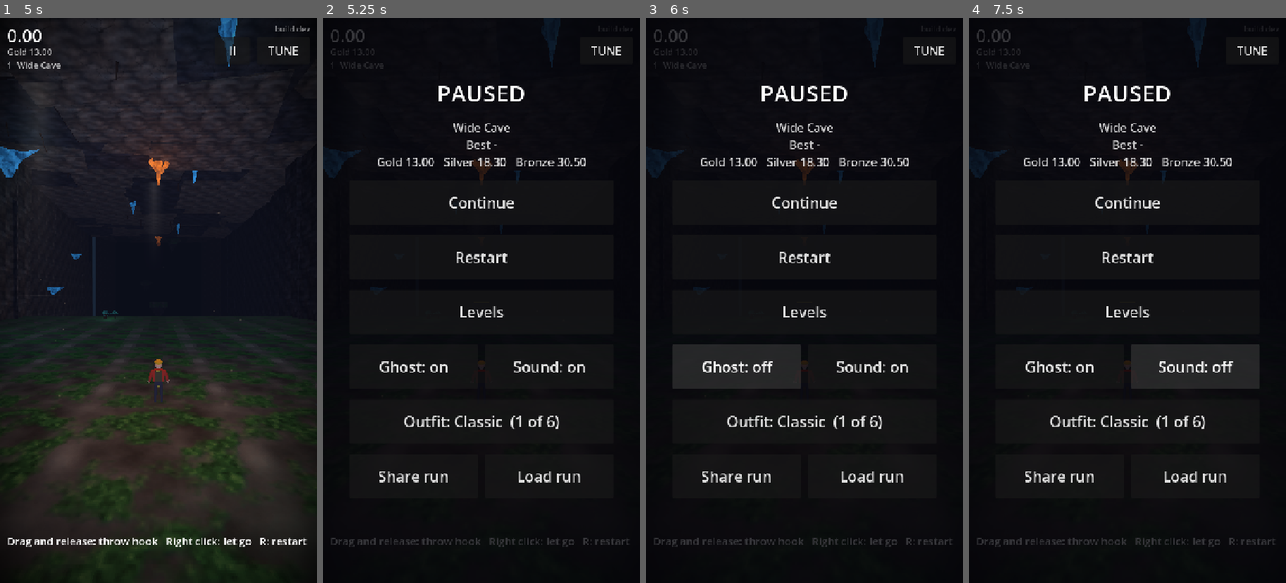
Above: before the commit, frames 1-4 (left to right).
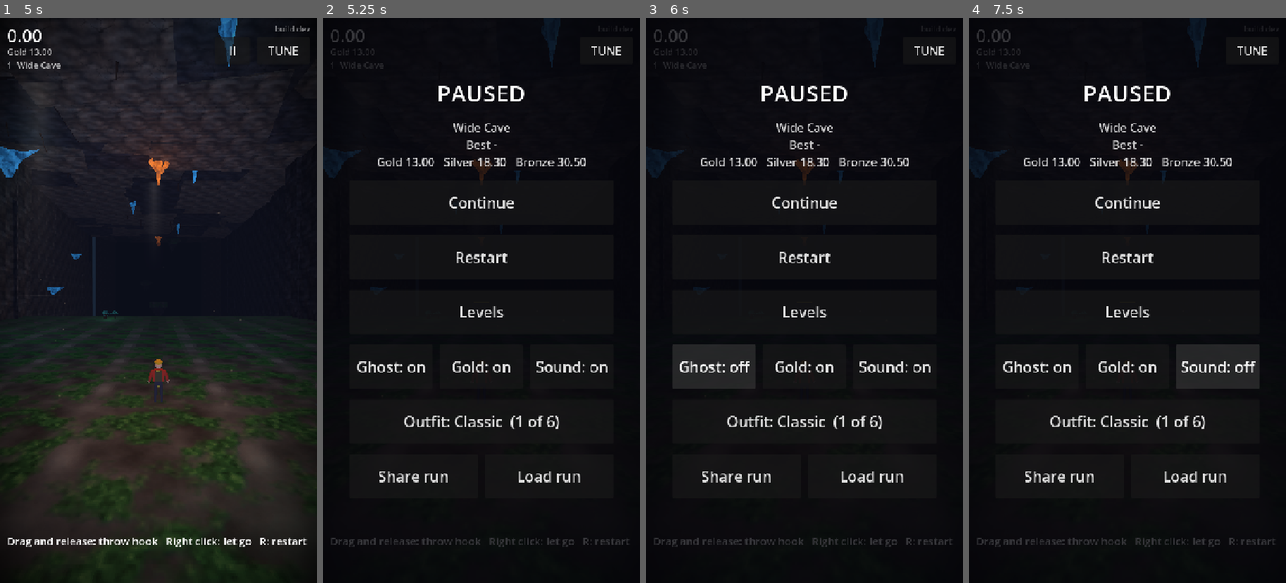
Above: after the commit, the same moments.

Repository: j4nric/Grappling-hook-app
Game: Godot game, scene res://scenes/main.tscn
The game is run twice, just before and just after one commit, with the same random seed, the same clock (stepped at 60 frames per second) and the same inputs. Sound files missing from this copy of the repository are replaced by a short silence.
Inputs:
- Up to frame 1 (5 s): click "TUNE" at 0.5 s; click "A" at 1.25 s; click "B" at 2 s; click "C" at 2.75 s; click "Play" at 3.5 s; click "1 Wide Cave" at 4.25 s
- Up to frame 2 (5.25 s): click "II" at 5 s
- Up to frame 3 (6 s): click "Ghost: on" at 5.75 s
- Up to frame 4 (7.5 s): click "Ghost: off" at 6.5 s; click "Sound: on" at 7.25 s

Frame 1 is identical in both runs. In frame 2, 0.7% of the frame differs, in the area x 10-90%, y 60-63%; in frame 3, 0.9%; in frame 4, 0.9%, in the area x 10-91%, y 57-66%.

Commit message:
Gold-Geist: mitgelieferter Bot-Lauf je Level im Tempo der Gold-Zeit
- assets/ghosts/<level>.txt: bester Bot-Lauf als Lauf-Code, aufgenommen von
  test_levels (RECORD_GHOSTS=1 BOT_FULL=1), im Web-Export enthalten
- GoldGhost in main.tscn: kommt genau zur Gold-Zeit ins Ziel (Ghost.pace),
  Schalter „Gold“ im Pause-Menü, nicht in bearbeiteten Höhlen
- test_gold_ghost: jede Level-Version hat ihren Geist
- Medaillen Winding Rift neu (Bot 27,3 s); Wind-Test wartet länger

Co-Authored-By: Claude Opus 5.5 <noreply@anthropic.com>
Claude-Session: https://claude.ai/code/session_01NprrisYecDf1UXiA34pvZx

Diff:
--- a/scenes/levels/level_09.tscn
+++ b/scenes/levels/level_09.tscn
@@ -5,8 +5,8 @@
 [node name="Level" type="Node3D"]
 script = ExtResource("1_level")
 level_name = "Winding Rift"
-gold_time = 25.9
-silver_time = 36.6
-bronze_time = 61.0
+gold_time = 23.2
+silver_time = 32.8
+bronze_time = 54.6
 layout_seed = 909
 segments = [{"template": "start"}, {"template": "sprint", "length": 80.0, "shift": 18.0}, {"template": "cathedral", "le …(280 unchanged characters)…
--- a/scenes/main.tscn
+++ b/scenes/main.tscn
@@ -51,6 +51,16 @@
 radius = 0.4
 height = 1.6
 
+[sub_resource type="StandardMaterial3D" id="mat_gold_ghost"]
+transparency = 1
+shading_mode = 0
+albedo_color = Color(1, 0.82, 0.25, 0.4)
+
+[sub_resource type="CapsuleMesh" id="mesh_gold_ghost"]
+material = SubResource("mat_gold_ghost")
+radius = 0.4
+height = 1.6
+
 [node name="Main" type="Node3D"]
 script = ExtResource("1_game")
 
@@ -73,6 +83,12 @@
 mesh = SubResource("mesh_rival")
 script = ExtResource("7_ghost")
 record = false
+
+[node name="GoldGhost" type="MeshInstance3D" parent="."]
+mesh = SubResource("mesh_gold_ghost")
+script = ExtResource("7_ghost")
+record = false
+gold = true
 
 [node name="Effects" type="Node3D" parent="." node_paths=PackedStringArray("player")]
 script = ExtResource("8_effects")
--- a/scripts/game.gd
+++ b/scripts/game.gd
@@ -37,6 +37,8 @@
 @onready var environment: Environment = $WorldEnvironment.environment
 @onready var ghost := $Ghost
 @onready var rival := $Rival
+## A bot run at the pace of the gold time (GoldGhosts).
+@onready var gold_ghost := $GoldGhost
 ## Run codes and the rival ghost (pause menu), and the stats screen with the
 ## medal summary and the backup (level menu).
 @onready var sharing: Sharing = $Sharing
@@ -222,6 +224,7 @@
 		ghost.update_run(_elapsed, player.global_position,
 				player.anchor if player.hook_state == player.HookState.ATTACHED else Ghost.NO_ANCHOR)
 		rival.update_run(_elapsed, player.global_position)
+		gold_ghost.update_run(_elapsed, player.global_position)
 		_update_ghost_delta()
 		_count_stats(minf(TimeScale.timer_delta(delta), max_timer_step))
 	TimeScale.update(delta)
@@ -256,6 +259,10 @@
 	_set_flow(0)
 	ghost.reset(Records.load_ghost(_record_id))
 	rival.reset(Records.load_rival(_record_id).get("run", {}))
+	var gold: Dictionary = {} if _edited else GoldGhosts.load_for(level_list[level_index], level)
+	gold_ghost.reset(gold.get("run", {}))
+	# Arrives at the finish exactly at the gold time.
+	gold_ghost.pace = float(gold.get("time", level.gold_time)) / level.gold_time
 	level.reset_dynamic()
 	_splits.clear()
 	_best_splits = Records.best_splits(_record_id)
@@ -441,6 +448,7 @@
 	TimeScale.set_cinema(1.0)
 	ghost.visible = false
 	rival.visible = false
+	gold_ghost.visible = false
 	_blink(RESPAWN_FADE)
 	replay.start(run)
 	replay_label.visible = true
--- a/scripts/ghost.gd
+++ b/scripts/ghost.gd
@@ -9,8 +9,12 @@
 ## Anchor of a sample without a rope.
 const NO_ANCHOR := Vector3.INF
 
-## Records the live run (the rival ghost only plays).
+## Records the live run (the rival and gold ghosts only play).
 @export var record := true
+## Playback speed: the gold ghost runs a bot run at the pace of the gold time.
+@export var pace := 1.0
+## Shown with the "Gold ghost" switch instead of the "Ghost" one.
+@export var gold := false
 
 var _recording := PackedVector3Array()
 var _anchors := PackedVector3Array()
@@ -72,10 +76,10 @@
 		_recording.append(player_position)
 		_anchors.append(anchor)
 		_record_clock += SAMPLE_TIME
-	if _replay.size() < 2 or not Settings.ghost_enabled:
+	if _replay.size() < 2 or not (Settings.gold_ghost_enabled if gold else Settings.ghost_enabled):
 		visible = false
 		return
-	var f := time / SAMPLE_TIME
+	var f := time * pace / SAMPLE_TIME
 	var i := int(f)
 	if i >= _replay.size() - 1:
 		global_position = _replay[-1]
--- /dev/null
+++ b/scripts/gold_ghosts.gd
@@ -0,0 +1,31 @@
+class_name GoldGhosts
+## Gold ghosts: a bot run per level, shipped with the game as a run code
+## (RunCode) in assets/ghosts/<level key>.txt and played at the pace of the
+## gold time, so it shows a line that gets gold. Recorded by the level test
+## (RECORD_GHOSTS=1 BOT_FULL=1 TEST_FILTER=test_levels); a ghost of another
+## level version is not shown (re-record after changing a level).
+
+const DIR := "res://assets/ghosts/"
+
+
+static func file_of(level_path: String) -> String:
+	return DIR + Records.key(level_path) + ".txt"
+
+
+## {"run", "time"} for this level version, or {} (none, or an old version).
+static func load_for(level_path: String, level: Level) -> Dictionary:
+	var file := file_of(level_path)
+	if not FileAccess.file_exists(file):
+		return {}
+	var code := RunCode.decode(FileAccess.get_file_as_string(file))
+	if code.is_empty() or code.id != Records.id(level_path, level):
+		return {}
+	return {"run": code.run, "time": code.time}
+
+
+## Writes a bot run as the level's gold ghost (from the level test).
+static func save(level_path: String, level: Level, time: float, run: Dictionary) -> void:
+	DirAccess.make_dir_recursive_absolute(DIR)
+	var file := FileAccess.open(file_of(level_path), FileAccess.WRITE)
+	if file:
+		file.store_string(RunCode.encode(Records.id(level_path, level), time, run) + "\n")
--- a/scripts/pause_menu.gd
+++ b/scripts/pause_menu.gd
@@ -22,6 +22,7 @@
 var _info: Label
 var _ghost_toggle: Button
 var _sound_toggle: Button
+var _gold_toggle: Button
 var _outfit_button: Button
 ## Unlocked outfit names, looked up when the menu opens.
 var _outfits: Array[String] = ["Classic"]
@@ -76,7 +77,8 @@
 	box.add_child(switches)
 	_ghost_toggle = _make_button("", _on_ghost_toggle)
 	_sound_toggle = _make_button("", _on_sound_toggle)
-	for toggle in [_ghost_toggle, _sound_toggle]:
+	_gold_toggle = _make_button("", _on_gold_toggle)
+	for toggle in [_ghost_toggle, _gold_toggle, _sound_toggle]:
 		toggle.size_flags_horizontal = Control.SIZE_EXPAND_FILL
 		switches.add_child(toggle)
 	_outfit_button = _make_button("", next_outfit)
@@ -166,6 +168,12 @@
 	_update_toggles()
 
 
+func _on_gold_toggle() -> void:
+	Settings.gold_ghost_enabled = not Settings.gold_ghost_enabled
+	Settings.save_settings()
+	_update_toggles()
+
+
 func _on_sound_toggle() -> void:
 	Settings.sound_enabled = not Settings.sound_enabled
 	Settings.save_settings()
@@ -174,6 +182,7 @@
 
 func _update_toggles() -> void:
 	_ghost_toggle.text = "Ghost: %s" % ("on" if Settings.ghost_enabled else "off")
+	_gold_toggle.text = "Gold: %s" % ("on" if Settings.gold_ghost_enabled else "off")
 	_sound_toggle.text = "Sound: %s" % ("on" if Settings.sound_enabled else "off")
 	_outfit_button.text = "Outfit: %s  (%d of %d)" % [Settings.outfit, _outfits.size(), Outfits.LIST.size()]
 
--- a/scripts/settings.gd
+++ b/scripts/settings.gd
@@ -5,6 +5,8 @@
 
 static var ghost_enabled := true
 static var sound_enabled := true
+## The gold ghost (a bot run at the pace of the gold time) is shown.
+static var gold_ghost_enabled := true
 ## Name of the climber's outfit (Outfits.LIST).
 static var outfit := "Classic"
 
@@ -15,6 +17,7 @@
 		ghost_enabled = cfg.get_value("settings", "ghost", true)
 		sound_enabled = cfg.get_value("settings", "sound", true)
 		outfit = cfg.get_value("settings", "outfit", "Classic")
+		gold_ghost_enabled = cfg.get_value("settings", "gold_ghost", true)
 	apply()
 
 
@@ -23,6 +26,7 @@
 	cfg.set_value("settings", "ghost", ghost_enabled)
 	cfg.set_value("settings", "sound", sound_enabled)
 	cfg.set_value("settings", "outfit", outfit)
+	cfg.set_value("settings", "gold_ghost", gold_ghost_enabled)
 	cfg.save(PATH)
 	apply()
 
--- /dev/null
+++ b/tests/test_gold_ghost.gd
@@ -0,0 +1,37 @@
+extends "res://tests/test_case.gd"
+## Gold ghosts: every level ships a bot run for its current version; the gold
+## ghost plays it so it reaches the finish exactly at the gold time; the
+## pause menu switches it; edited caves have none.
+
+
+func run() -> void:
+	for path in Levels.LIST:
+		var level: Level = Levels.instantiate(path)
+		var gold := GoldGhosts.load_for(path, level)
+		check(not gold.is_empty(), "%s has a gold ghost for this version (re-record: RECORD_GHOSTS=1 BOT_FULL=1 TEST_FILTER=test_levels)" % level.level_name)
+		level.free()
+	# Another version of a level gets no ghost.
+	var changed: Level = Levels.instantiate(Levels.LIST[1])
+	changed.layout_seed += 1
+	check(GoldGhosts.load_for(Levels.LIST[1], changed).is_empty(), "a changed level shows no old gold ghost")
+	changed.free()
+
+	levels = Levels.LIST
+	level_index = level_named("level_01")
+	await load_main()
+	var ghost: Ghost = main.gold_ghost
+	var level: Level = main.level
+	check(ghost.has_replay(), "the gold ghost is loaded")
+	# At the gold time it is at the end of its run, at the finish.
+	ghost.update_run(level.gold_time, Vector3.ZERO)
+	check(ghost.visible and ghost.global_position.z < level.finish_z() + 3.0,
+			"at the gold time the gold ghost is at the finish (z %.1f, finish %.1f)" % [ghost.global_position.z, level.finish_z()])
+	ghost.update_run(level.gold_time * 0.5, Vector3.ZERO)
+	check(ghost.global_position.z > level.finish_z() + 10.0, "halfway it is still on the way")
+	check(ghost.recording().positions.is_empty(), "it records nothing")
+	# The switch in the pause menu.
+	main.pause_menu._on_gold_toggle()
+	ghost.update_run(1.0, Vector3.ZERO)
+	check(not ghost.visible and not Settings.gold_ghost_enabled, "the pause menu switches it off")
+	main.pause_menu._on_gold_toggle()
+	check(Settings.gold_ghost_enabled, "and on again")
--- a/tests/test_levels.gd
+++ b/tests/test_levels.gd
@@ -26,6 +26,7 @@
 		# the run. The best of a few starts judges the level, not one throw.
 		var best := INF
 		var best_deaths := 0
+		var best_run := {}
 		var times: Array[String] = []
 		for delay in START_DELAYS:
 			if best <= float(medals[2]) and not Bot.full_runs():
@@ -35,7 +36,13 @@
 			if result.time < best:
 				best = result.time
 				best_deaths = result.deaths
+				best_run = result.recording
 		print("    level %d %-12s bot best %.2f s, %d deaths (medals %.1f/%.1f/%.1f) runs %s" % [i + 1, level_name, best, best_deaths, medals[0], medals[1], medals[2], " ".join(times)])
+		if OS.get_environment("RECORD_GHOSTS") == "1" and best < INF:
+			# The best run becomes the level's gold ghost.
+			var scene: Level = Levels.instantiate(Levels.LIST[i])
+			GoldGhosts.save(Levels.LIST[i], scene, best, best_run)
+			scene.free()
 		check(best < INF, "bot finishes level %d" % (i + 1))
 		check(best <= float(medals[2]), "bot gets at least bronze in level %d" % (i + 1))
 
--- a/tests/test_pause.gd
+++ b/tests/test_pause.gd
@@ -42,5 +42,6 @@
 	# The wind loop keeps playing, its volume follows the speed.
 	var sfx := main.get_node("Sfx")
 	main.restart()
-	await wait_frames(30)
-	check(sfx._wind.playing and sfx._wind.volume_db < -40.0, "wind plays silently at rest")
+	# The wind level glides down (wind_fade_speed): a second is plenty.
+	await wait_frames(60)
+	check(sfx._wind.playing and sfx._wind.volume_db < -40.0, "wind plays silently at rest (%s, %.1f dB, %.1f m/s)" % [sfx._wind.playing, sfx._wind.volume_db, p.velocity.length()])
Not shown, added: assets/ghosts/level_00.txt
Not shown, added: assets/ghosts/level_01.txt
Not shown, added: assets/ghosts/level_02.txt
Not shown, added: assets/ghosts/level_03.txt
Not shown, added: assets/ghosts/level_04.txt
Not shown, added: assets/ghosts/level_05.txt
Not shown, added: assets/ghosts/level_06.txt
Not shown, added: assets/ghosts/level_07.txt
Not shown, added: assets/ghosts/level_08.txt
Not shown, added: assets/ghosts/level_09.txt
Not shown, changed: export_presets.cfg
Not shown: 1 places in scenes/main.tscn that only renumber resources
(and 6 more such lines)
